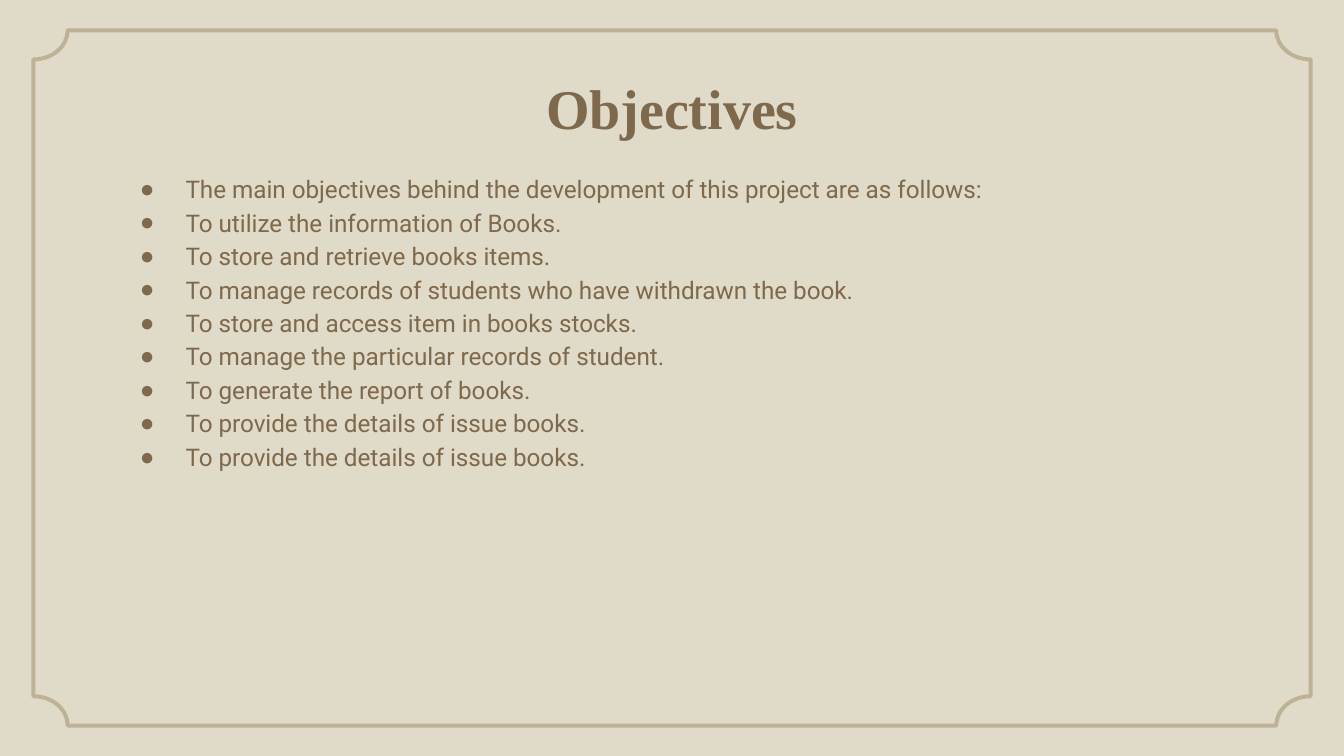
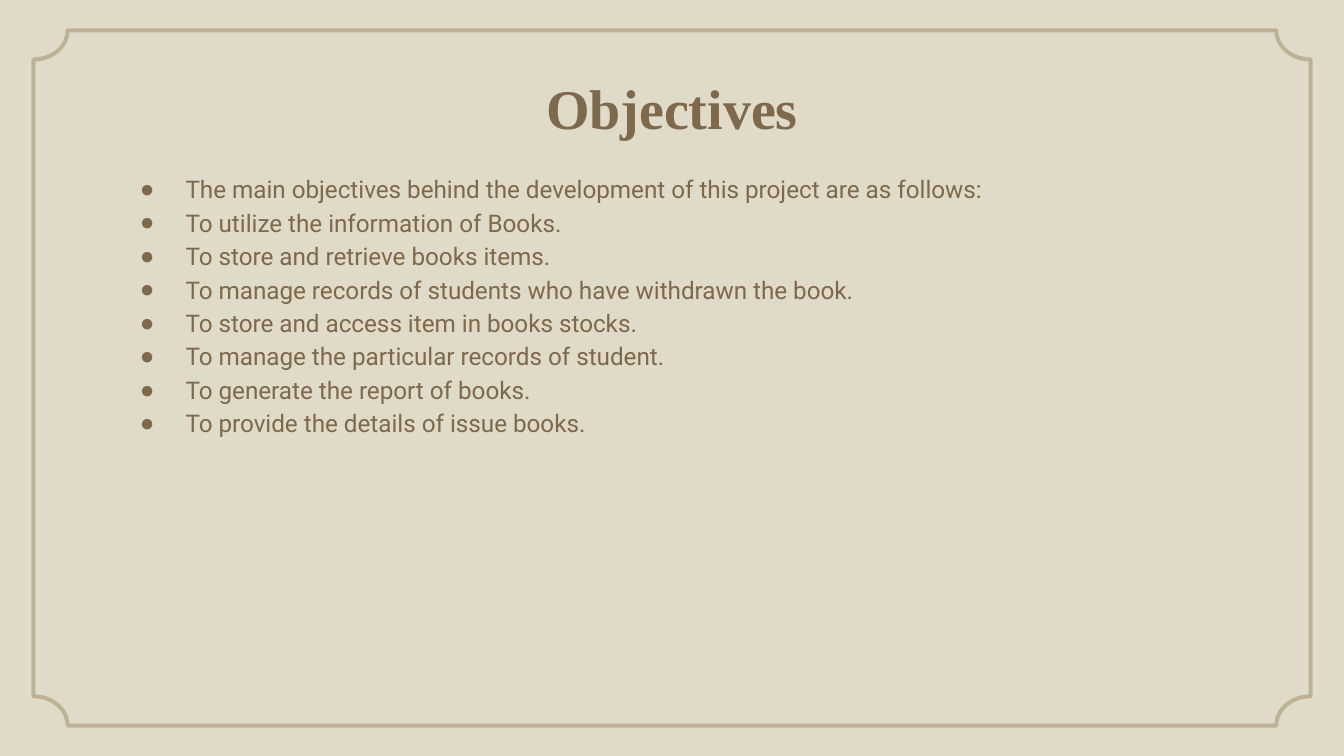
Before and after one commit to Andipstha/theFusion-Project-I, a slide deck: slide 5 of Documentation/LBMS_Presentation.pptx. Drawn at 1344x756 pixels with LibreOffice and Linux fonts; fonts in the diff are those of the drawing; background and template pictures are left out. Boxes give left, top, right and bottom in pixels: in the first picture for what was removed or moved away, otherwise in the second. Text is boxed around its words. In the diff, an @@ line names an element or a change of style, - is before the commit and + after.

```diff
--- a/Documentation/LBMS_Presentation.pptx
+++ b/Documentation/LBMS_Presentation.pptx
@@ text at [186,447,585,471]: paragraph removed @@
-● To provide the details of issue books.
```
Also in this commit, not shown: 3 other slides changed, 3 other files.
